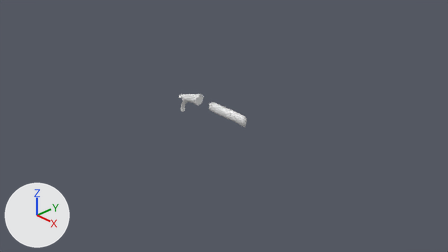
The Blender file Over Under.blend, before and after one commit.
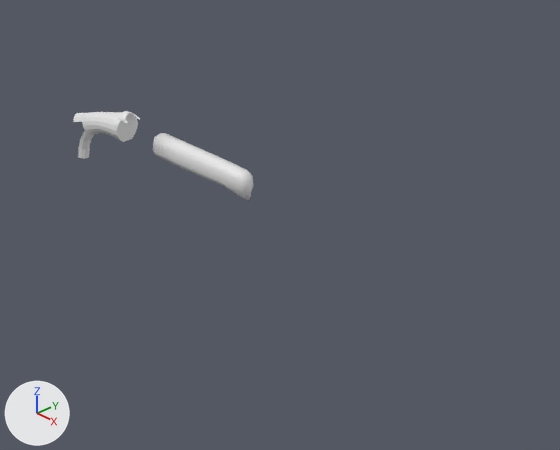
Old and new are each drawn from the file's camera 'Camera' and again close up on the part from 34% to 81% of the width and 21% to 88% of the height. The lights are fixed; the arrows at lower left show +X, +Y and +Z. The first two pictures are the older version.

The scene before the commit, as lines of its bpy script (objects in view):
```python
me_cube = bpy.data.meshes.new('Cube')
me_cube.from_pydata(...)  # 45 vertices, 18 faces; spans x 0.0..0.083, y -0.068..0.068, z -0.064..0.107
me_cube_001 = bpy.data.meshes.new('Cube.001')
me_cube_001.from_pydata(...)  # 54 vertices, 52 faces; spans x -0.443..0.44, y -0.066..0.066, z -0.11..0.094
me_cube_002 = bpy.data.meshes.new('Cube.002')
me_cube_002.from_pydata(...)  # 45 vertices, 18 faces; spans x -0.179..0.161, y -0.068..0.068, z -0.084..0.087
me_cylinder = bpy.data.meshes.new('Cylinder')
me_cylinder.from_pydata(...)  # 427 vertices, 426 faces; spans x -1.38..1.38, y -0.05..0.05, z -0.12..0.05
me_cylinder_003 = bpy.data.meshes.new('Cylinder.003')
me_cylinder_003.from_pydata(...)  # 108 vertices, 89 faces; spans x -2.91..1.11, y -1.17..1.17, z -4.54..3.24
ob_barrels = bpy.data.objects.new('Barrels', me_cylinder)
ob_barrels.location = (0.797, 0.0, 0.306)
ob_barrels.hide_set(True)
ob_cylinder = bpy.data.objects.new('Cylinder', me_cylinder_003)
ob_cylinder.location = (-1.006, 0.0, 0.162)
ob_cylinder.rotation_euler = (0.0, 1.151, 0.0)  # degrees (0, 66, 0)
ob_cylinder.scale = (-0.0849, -0.0849, -0.0849)
ob_foregrip = bpy.data.objects.new('Foregrip', me_cube_001)
ob_foregrip.location = (0.121, 0.0, 0.209)
ob_foregrip.scale = (1.0, 0.987, 1.0)
ob_hinge__barrels = bpy.data.objects.new('Hinge (barrels)', me_cube)
ob_hinge__barrels.location = (-0.388, 0.0, 0.2)
ob_hinge__barrels.hide_set(True)
ob_hinge__stock = bpy.data.objects.new('Hinge (Stock)', me_cube_002)
ob_hinge__stock.location = (-0.485, 0.0, 0.22)
ob_hinge__stock.hide_set(True)
```
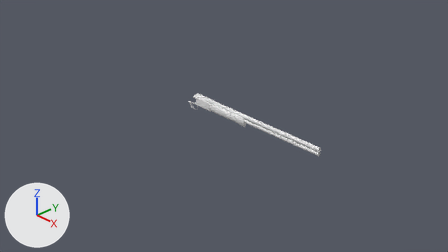
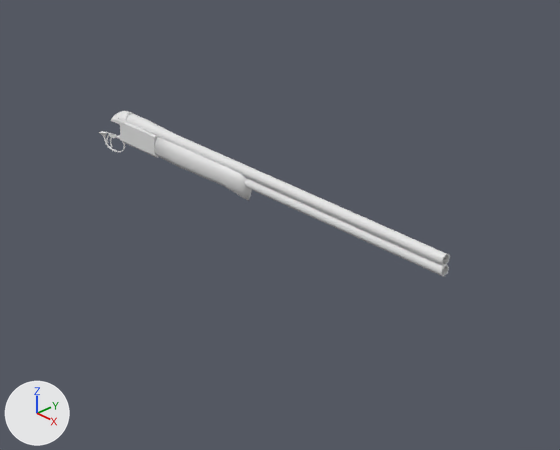
Where the newer file only moved an object's origin or applied its transform, the numbers keep the older frame.

What changed in the scene script:
```text
Add me_cube_006:
    me_cube_006.from_pydata(...)  # 57 vertices, 36 faces; spans x -0.0451..0.0827, y -0.0704..0.0704, z -0.0478..0.0193
    me_cube_006.polygons.foreach_set('use_smooth', [True] * 36)
Add me_circle_002:
    me_circle_002.from_pydata(...)  # 112 vertices, 109 faces; spans x -0.224..0.048, y -0.011..0.011, z -0.074..0.059
    me_circle_002.polygons.foreach_set('use_smooth', [True] * 109)
Change ob_barrels:
    remove ob_barrels.hide_set(True)
Change ob_hinge__barrels:
    remove ob_hinge__barrels.hide_set(True)
Change ob_hinge__stock:
    remove ob_hinge__stock.hide_set(True)
Remove ob_cylinder:
    ob_cylinder = bpy.data.objects.new('Cylinder', me_cylinder_003)
    ob_cylinder.location = (-1.006, 0.0, 0.162)
    ob_cylinder.rotation_euler = (0.0, 1.151, 0.0)  # degrees (0, 66, 0)
    ob_cylinder.scale = (-0.0849, -0.0849, -0.0849)
Add ob_release_holder_thing:
    ob_release_holder_thing = bpy.data.objects.new('Release holder thing', me_cube_006)
    ob_release_holder_thing.location = (-0.712, 0.0, 0.325)
Add ob_circle_002:
    ob_circle_002 = bpy.data.objects.new('Circle.002', me_circle_002)
    ob_circle_002.location = (-0.745, 0.0, 0.078)
    ob_circle_002.scale = (1.0, 1.58, 1.0)
```

Where the change shows, as pixel boxes [x1, y1, x2, y2] in the close-ups (560 x 450 px):
'Barrels', shown: after [129, 115, 450, 276]
'Cylinder', deleted: before [73, 112, 138, 159]
'Hinge (Stock)', shown: after [120, 122, 153, 155]
'Hinge (barrels)', shown: after [146, 132, 159, 158]
'Circle.002', added: after [98, 131, 125, 152]
'Release holder thing', added: after [111, 111, 124, 126]
